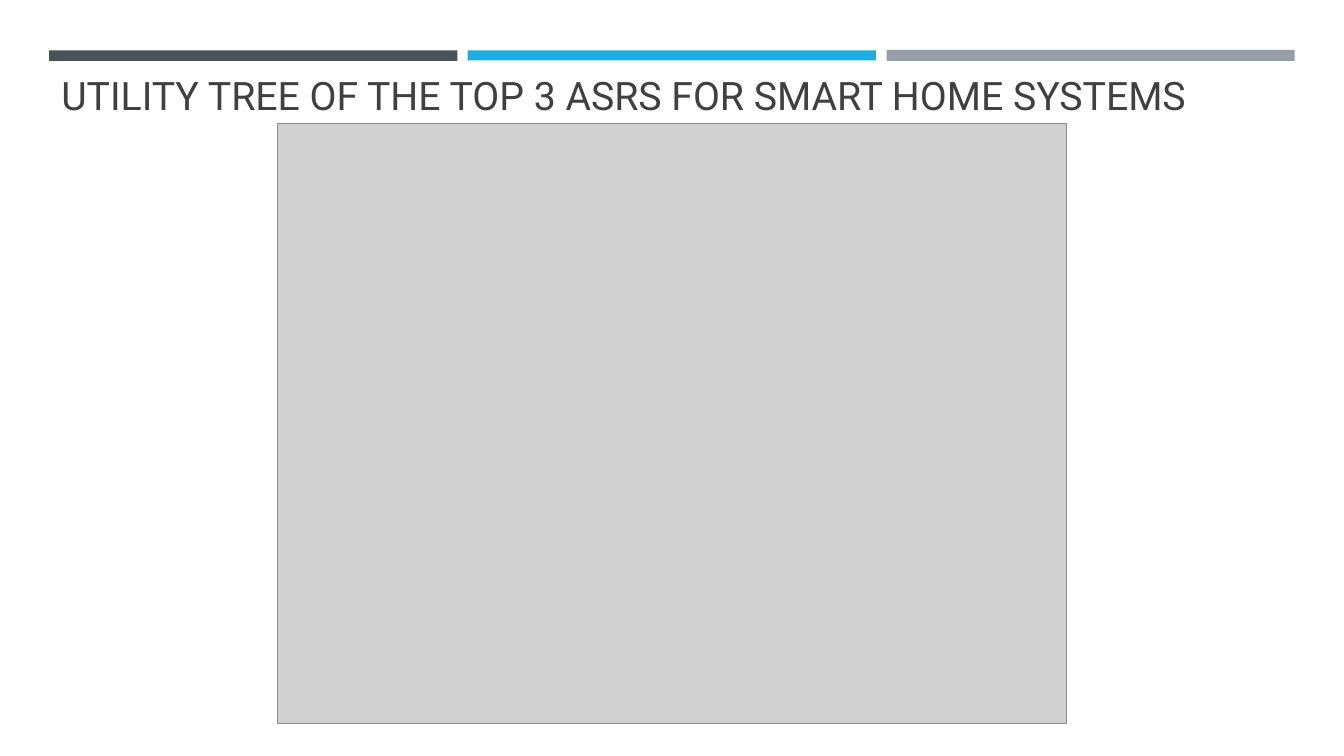
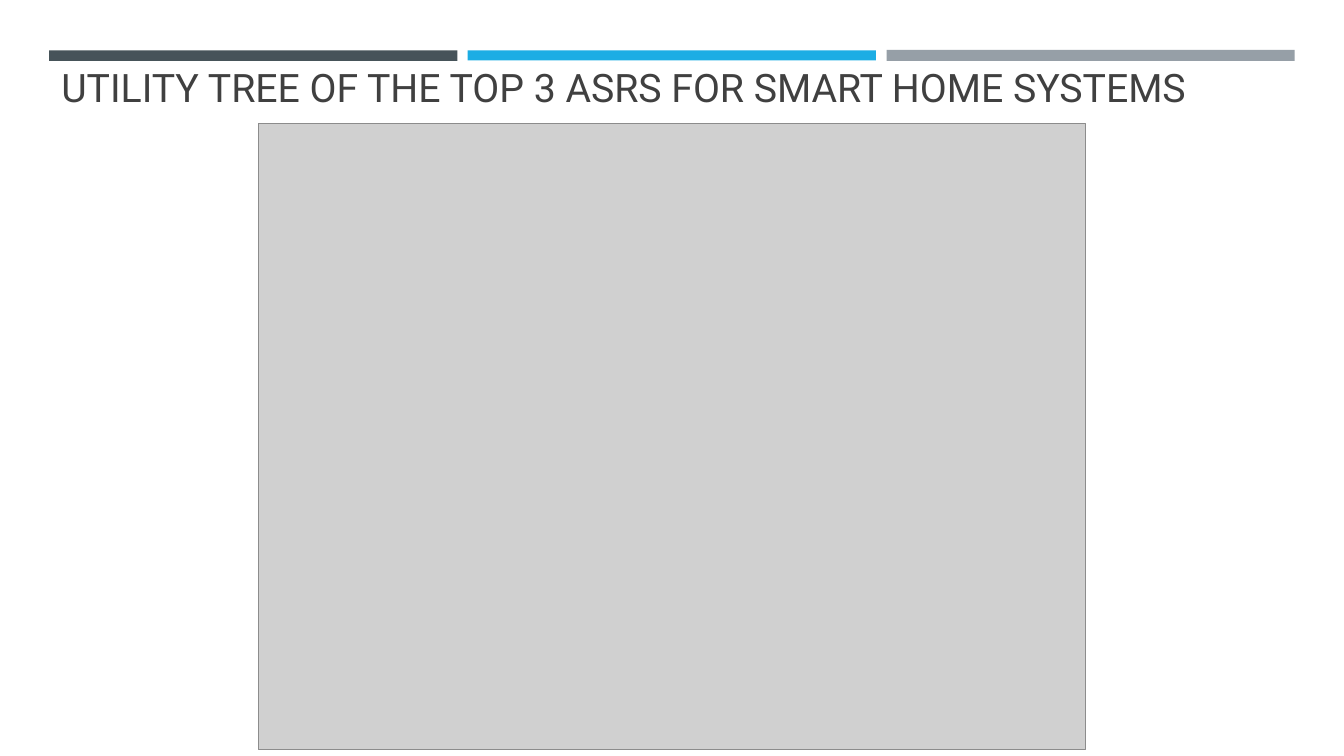
Before and after one commit to Akhilsudh/BITS-Assignment, a slide deck: slide 3 of Semester 2/Software Architecture/Assignment 2/SA-Assignment-2021MT12054.pptx (slide 2 before the commit). Drawn at 1344x756 pixels with LibreOffice and Linux fonts; fonts in the diff are those of the drawing; grey boxes stand for pictures. Boxes give left, top, right and bottom in pixels: in the first picture for what was removed or moved away, otherwise in the second. Text is boxed around its words. In the diff, an @@ line names an element or a change of style, - is before the commit and + after.

```diff
--- a/Semester 2/Software Architecture/Assignment 2/SA-Assignment-2021MT12054.pptx
+++ b/Semester 2/Software Architecture/Assignment 2/SA-Assignment-2021MT12054.pptx
@@ title "UTILITY TREE OF THE TOP ...": place and size @@
-title "UTILITY TREE OF THE TOP ..." at (61, 81, 1186, 111)
+title "UTILITY TREE OF THE TOP ..." at (61, 73, 1186, 103)
@@ picture: place and size @@
-picture at (278, 123, 1067, 724)
+picture at (258, 123, 1085, 750)
```
Also in this commit, not shown: 6 other slides changed, 1 slide added, 7 other files.
